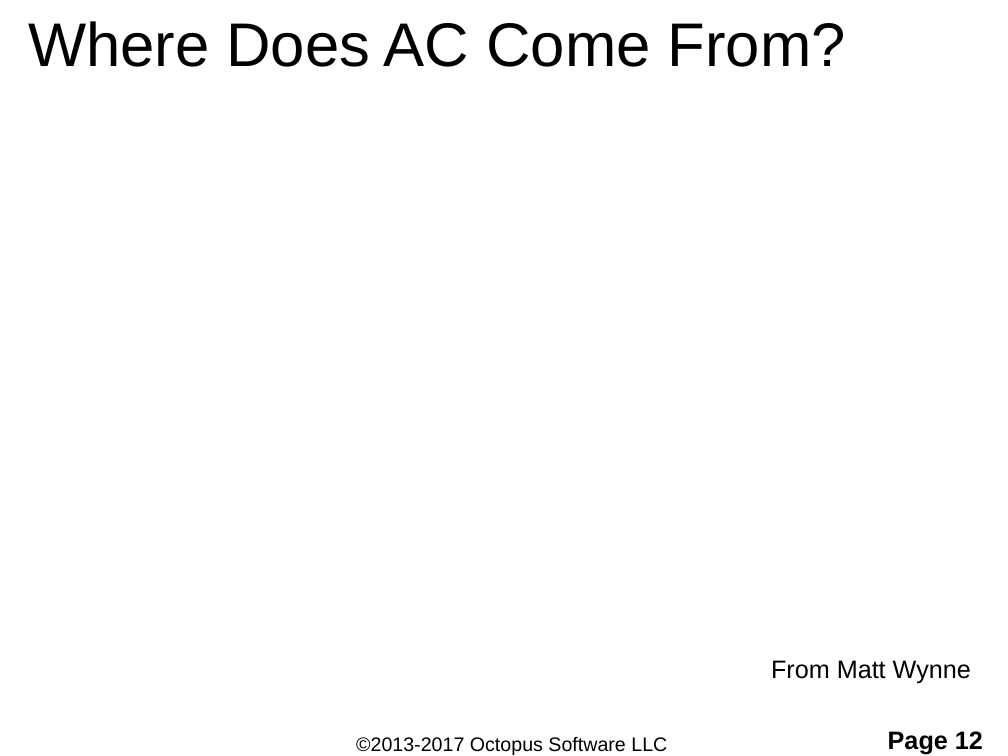
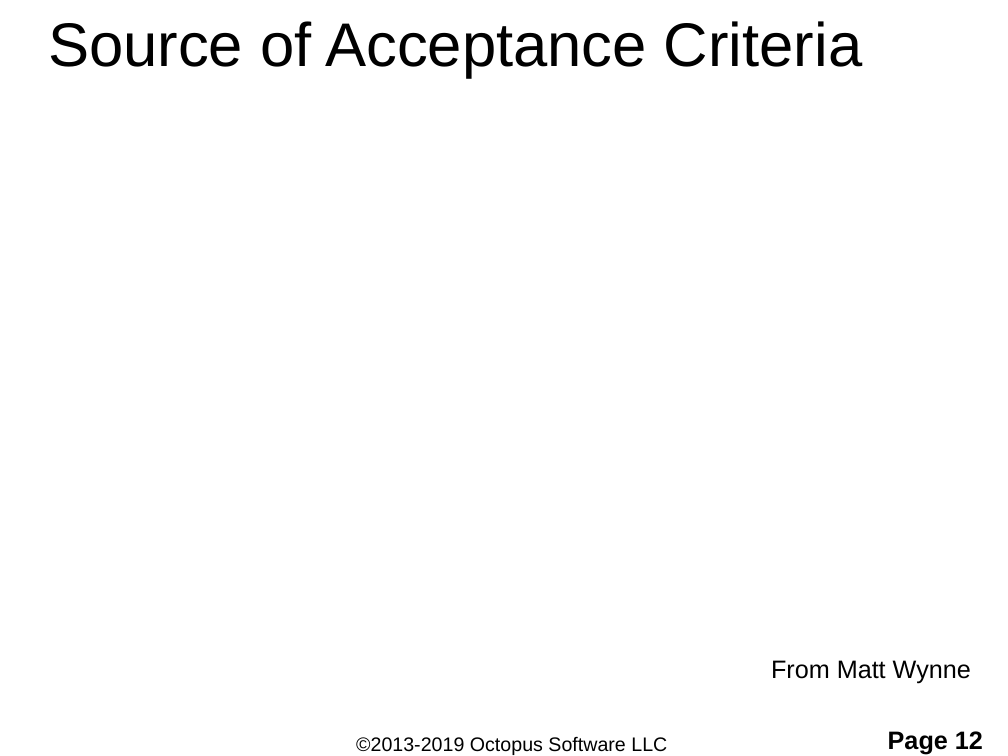
Before and after one commit to ShaneOctopus/RomanConversionStarting, a slide deck: slide 12 of workingFiles/TDD and BDD.pptx. Drawn at 1008x756 pixels with LibreOffice and Linux fonts; fonts in the diff are those of the drawing; background and template pictures are left out. Boxes give left, top, right and bottom in pixels: in the first picture for what was removed or moved away, otherwise in the second. Text is boxed around its words. In the diff, an @@ line names an element or a change of style, - is before the commit and + after.

```diff
--- a/workingFiles/TDD and BDD.pptx
+++ b/workingFiles/TDD and BDD.pptx
@@ title at (48, 21, 862, 78): text changed @@
-Where Does AC Come From?
+Source of Acceptance Criteria
@@ text at (356, 737, 667, 755): text changed @@
-©2013-2017 Octopus Software LLC
+©2013-2019 Octopus Software LLC
```
Also in this commit, not shown: 22 other slides changed, 1 other file.
